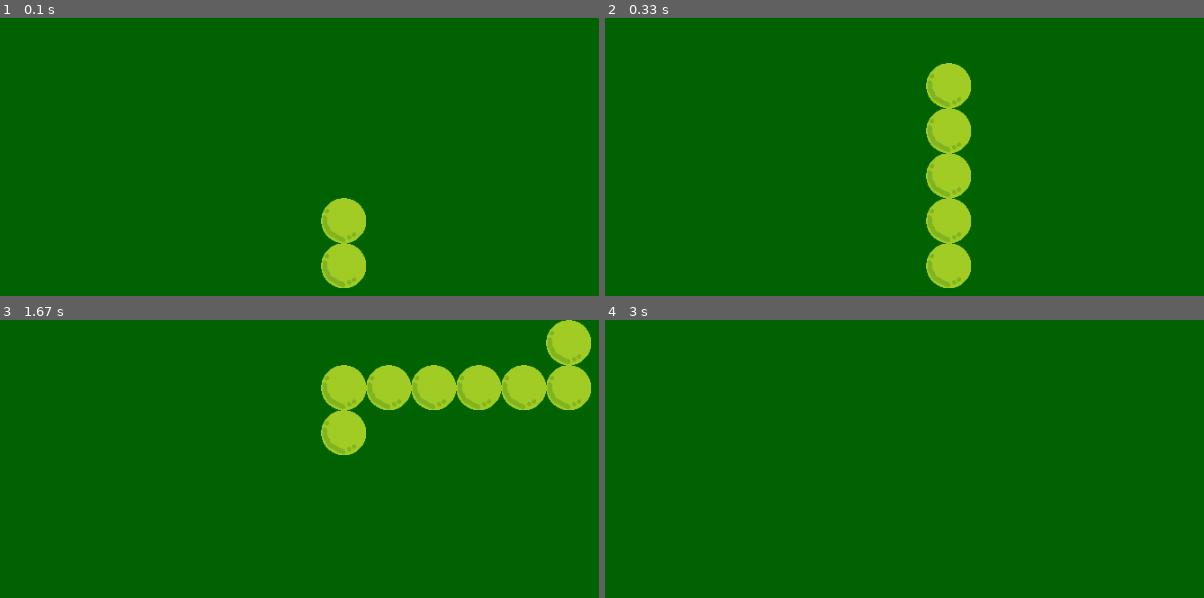
Above: before the commit, frames 1-4 (two rows, left to right).
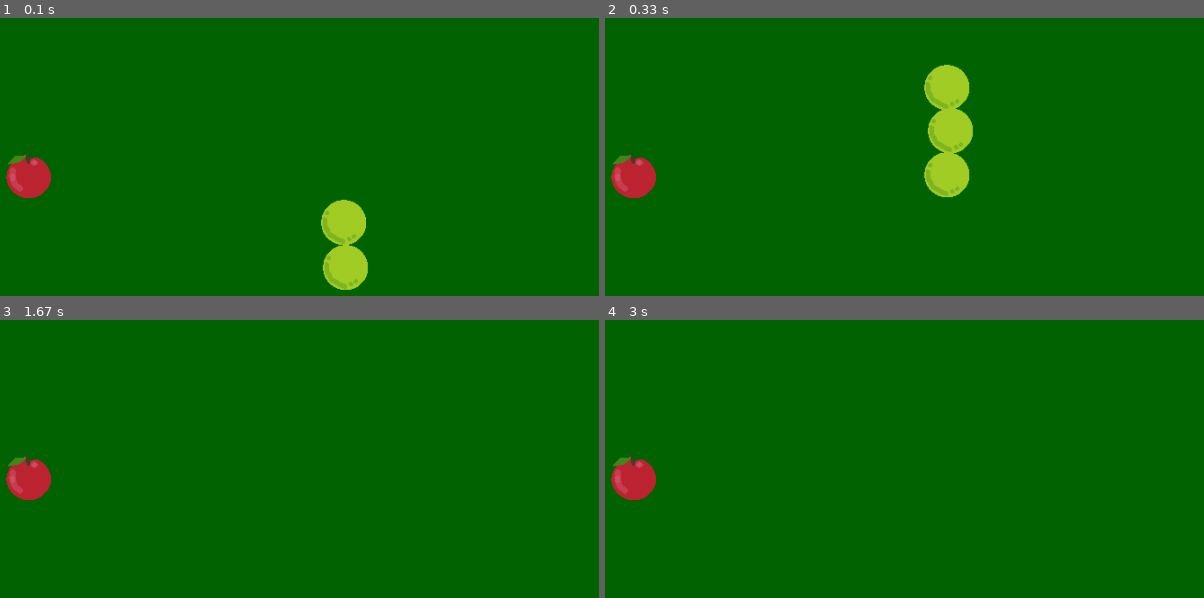
Above: after the commit, the same moments.

Repository: RageInTheCage/Random
Game: pygame game, started from Python/Snake/snake.py
Two runs of this game, one before a commit and one after it. Both use one fixed random seed, a clock stepped at 60 frames per second and the inputs below.
Inputs:
- Up to frame 1 (0.1 s): no input
- Up to frame 2 (0.33 s): no input
- Up to frame 3 (1.67 s): hold Right 0.33-0.8 s; hold Up 0.83-1.13 s; hold Right 1.17-1.63 s
- Up to frame 4 (3 s): no input

The runs differ from the first frame. In frame 1, 1.3% of the frame differs, in the area x 1-62%, y 48-98%; in frame 2, 3.5%; in frame 3, 8.8%, in the area x 1-99%, y 0-65%; in frame 4, 0.9%.

Commit message:
Rescued snake from the evil clutches of Matthew's github

Diff:
--- /dev/null
+++ b/Python/Snake/Apple.py
@@ -0,0 +1,33 @@
+import os
+import random
+import pygame
+
+
+class Apple(pygame.sprite.Sprite):
+    def __init__(self, game_display, sprite_size):
+        pygame.sprite.Sprite.__init__(self)
+        image_path = os.path.join("graphics", "Apple.png")
+        image = pygame.image.load(image_path).convert_alpha()
+        self.image = pygame.transform.scale(image, (sprite_size, sprite_size))
+        self.rect = self.image.get_rect()
+        self.sprite_size = sprite_size
+        self.move()
+        self.timer = self.reset_timer()
+
+    @staticmethod
+    def reset_timer():
+        return random.randint(150, 200)
+
+    def move(self):
+        self.location = [random.randint(0, 10), random.randint(0, 10)]
+        self.rect.x = self.location[0] * self.sprite_size
+        self.rect.y = self.location[1] * self.sprite_size
+
+    def update(self, *args):
+        self.timer -= 1
+
+        if self.timer > 0:
+            return
+
+        self.move()
+        self.timer = self.reset_timer()
--- /dev/null
+++ b/Python/Snake/SnakeBody.py
@@ -0,0 +1,23 @@
+import random
+
+import pygame
+import os
+
+
+class SnakeBody(pygame.sprite.Sprite):
+    def __init__(self, location, sprite_size):
+        pygame.sprite.Sprite.__init__(self)
+        self.location = list(location)
+        image_path = os.path.join("graphics", "SnakeBody.png")
+        image = pygame.image.load(image_path).convert_alpha()
+        self.image = pygame.transform.scale(image, (sprite_size, sprite_size))
+        self.rect = self.image.get_rect()
+        self.sprite_size = sprite_size
+        self.place_body()
+
+    def place_body(self):
+        self.rect.x = self.location[0] * self.sprite_size + random.randint(-2, 2)
+        self.rect.y = self.location[1] * self.sprite_size + random.randint(-2, 2)
+
+    def update(self, *args):
+        self.place_body()
--- a/pygame/snake/snake.py
+++ b/Python/Snake/snake.py
@@ -2,24 +2,29 @@
 import pygame
 from pygame.locals import *
 from SnakeBody import SnakeBody
-
+from Apple import Apple
 
 def main():
     game_display = create_display()
     sprite_size = 50
     snake_head_location = [9, 5]
-    snake_sprite_group, snake_list = create_snake(sprite_size, snake_head_location)
+    sprite_group = pygame.sprite.Group()
+    snake_list = create_snake(sprite_group, sprite_size, snake_head_location)
+    apple = create_apple(sprite_group, sprite_size, game_display)
     background_colour = (0, 100, 0)
     running = True
     clock = pygame.time.Clock()
-    cursor_events = {
+    horizontal_events = {
         K_RIGHT: (1, 0),
-        K_LEFT: (-1, 0),
+        K_LEFT: (-1, 0)
+        }
+    vertical_events = {
         K_UP: (0, -1),
         K_DOWN: (0, 1)
     }
+    cursor_events = horizontal_events
     snake_direction = [0, -1]
-    max_snake_length = 15
+    max_snake_length = 3
     while running:
         for event in pygame.event.get():
             if event.type == QUIT:
@@ -27,13 +32,22 @@
             elif event.type == KEYDOWN:
                 if event.key in cursor_events:
                     snake_direction = cursor_events[event.key]
+                    if cursor_events == horizontal_events:
+                        cursor_events = vertical_events
+                    else:
+                        cursor_events = horizontal_events
+
+        if snake_head_location == apple.location:
+            max_snake_length += 2
+            apple.move()
+
         snake_head_location[0] += snake_direction[0]
         snake_head_location[1] += snake_direction[1]
-        add_to_snake(sprite_size, snake_head_location, snake_sprite_group, snake_list)
+        add_to_snake(sprite_size, snake_head_location, sprite_group, snake_list)
         remove_from_snake(snake_list, max_snake_length)
         game_display.fill(background_colour)
-        snake_sprite_group.update()
-        snake_sprite_group.draw(game_display)
+        sprite_group.update()
+        sprite_group.draw(game_display)
         pygame.display.flip()
         clock.tick(10)
 
@@ -46,17 +60,22 @@
     return game_display
 
 
-def create_snake(sprite_size, snake_head_location):
-    snake_sprite_group = pygame.sprite.Group()
+def create_snake(sprite_group, sprite_size, snake_head_location):
     snake_body = SnakeBody(snake_head_location, sprite_size)
-    snake_sprite_group.add(snake_body)
+    sprite_group.add(snake_body)
     snake_list = [snake_body]
-    return snake_sprite_group, snake_list
+    return snake_list
 
 
-def add_to_snake(sprite_size, snake_head_location, snake_sprite_group, snake_list):
+def create_apple(sprite_group, sprite_size, game_display):
+    apple = Apple(game_display, sprite_size)
+    sprite_group.add(apple)
+    return apple
+
+
+def add_to_snake(sprite_size, snake_head_location, sprite_group, snake_list):
     snake_body = SnakeBody(snake_head_location, sprite_size)
-    snake_sprite_group.add(snake_body)
+    sprite_group.add(snake_body)
     snake_list.append(snake_body)
 
 
--- a/lists/Menu.py
+++ /dev/null
@@ -1,61 +0,0 @@
-def main():
-    newGameMenu = ["-1 player game", "-2 player game"]
-    loadGameMenu = ["Happyland 21.11.2017", "Large City 17.4.2015", "Hardcore 05.03.2016"]
-    optionsMenu = ["Audio", "Video"]
-    quitOption = ["Yes I want to quit"]
-    mainMenuItems = [newGameMenu, loadGameMenu, optionsMenu, quitOption]
-    mainMenuItemNames = ["New Game", "Load Game", "Options", "Quit"]
-    while True:
-        userSelection = showMenu("Main Menu", mainMenuItemNames, mainMenuItems, False)
-        if userSelection == -1:
-            continue
-        menuName = mainMenuItemNames[userSelection]
-        menuItemNames = mainMenuItems[userSelection]
-        userSelection = showMenu(menuName, menuItemNames, mainMenuItems)
-        runMenuCommand(menuItemNames, userSelection)
-
-
-def runMenuCommand(menuItemNames, userSelection):
-    if userSelection == -1:
-        print("You chose back")
-        return
-    else:
-        print("You chose {0}".format(menuItemNames[userSelection]))
-    if menuItemNames[userSelection] == "Yes I want to quit":
-        quit()
-
-
-def showMenu(menuName, menuItemNames, menuItems, showBackItem = True):
-    menuNum = 0
-    allMenuItemNames = list(menuItemNames)
-    backIndex = None
-    if showBackItem:
-        allMenuItemNames.append("Back")
-        backIndex = len(allMenuItemNames) - 1
-    print("{0}:".format(menuName))
-    for menuItem in allMenuItemNames:
-        menuNum += 1
-        print("-({0}) {1}".format(menuNum, menuItem))
-
-    userSelection = getUserInput(menuNum) - 1
-    if userSelection == backIndex:
-        return -1
-    return userSelection
-
-
-
-def getUserInput(menuNum):
-    while True:
-        userSelection = input(":  ")
-        try:
-            userSelection = int(userSelection)
-        except ValueError:
-            print("Not a valid selection.")
-            continue
-        if userSelection not in range(1, menuNum + 1):
-            print("Selection must be between 1 and {0}".format(menuNum))
-            continue
-        return userSelection
-
-
-main()
--- a/pygame/How it Works.py
+++ /dev/null
@@ -1,46 +0,0 @@
-import pygame
-from pygame.locals import *
-
-pygame.init()
-screen = pygame.display.set_mode((0, 0), pygame.FULLSCREEN)
-
-running = True
-
-
-def has_user_quit(event):
-    return event.type == KEYDOWN and event.key == K_ESCAPE
-
-red = 0
-green = 0
-blue = 0
-background_colour =(0, 0, 0)
-
-def check_bounds(colour):
-    if colour < 0:
-        return 0
-    if colour > 255:
-        return 255
-    return colour
-
-steps_between_fill = 1000
-fill_step = steps_between_fill
-while running:
-    for event in pygame.event.get():
-        #print(event)
-        running = has_user_quit(event) == False
-        if event.type == MOUSEBUTTONDOWN and event.button == 4:
-            red = check_bounds(red + 10)
-        if event.type == MOUSEBUTTONDOWN and event.button == 5:
-            red = check_bounds(red - 10)
-        elif event.type == MOUSEMOTION:
-            green = check_bounds(event.pos[0])
-            blue = check_bounds(event.pos[1])
-
-    position = pygame.mouse.get_pos()
-    pygame.draw.circle(screen, (red, green, blue), position, 50)
-    fill_step -= 1
-    if fill_step == 0:
-        background_colour = (255 - red, 255 - green, 255 - blue)
-        screen.fill(background_colour)
-        fill_step = steps_between_fill
-    pygame.display.flip()
--- a/pygame/snake/SnakeBody.py
+++ /dev/null
@@ -1,12 +0,0 @@
-import pygame
-
-
-class SnakeBody(pygame.sprite.Sprite):
-    def __init__(self, location, sprite_size):
-        pygame.sprite.Sprite.__init__(self)
-        self.location = location
-        image = pygame.image.load("graphics\SnakeBody.png").convert_alpha()
-        self.image = pygame.transform.scale(image, (sprite_size, sprite_size))
-        self.rect = self.image.get_rect()
-        self.rect.x = location[0] * sprite_size
-        self.rect.y = location[1] * sprite_size
Binary file added: Python/Snake/graphics/Apple.png
Renamed: pygame/snake/graphics/SnakeBody.png -> Python/Snake/graphics/SnakeBody.png
Not shown, added: Python/Snake/graphics/Apple.pyxel
Not shown, added: Python/Snake/graphics/snakebody.pyxel
